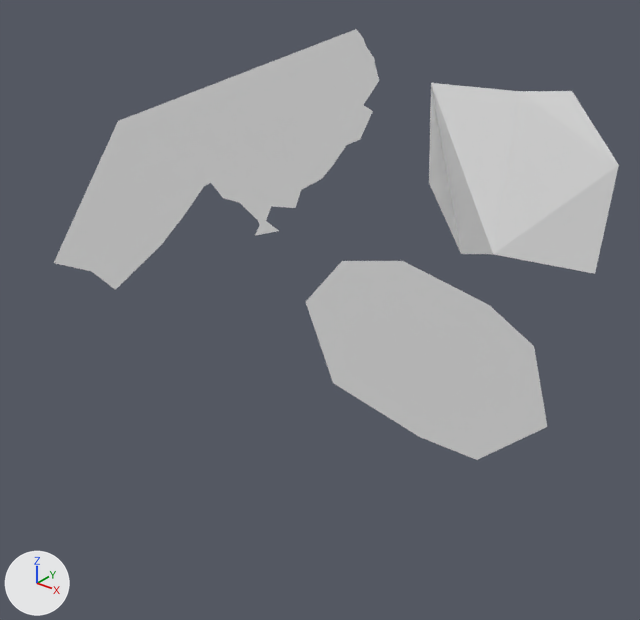
What one commit did to the Blender file source-assets/mesh.blend.
Rendered twice from a 50 mm camera at (436.0, -476.0, 240.0) aimed at (21.0, 43.0, -81.0). Arrows for +X, +Y and +Z are at lower left; the lights stay in place.

The scene before the commit, as lines of its bpy script (objects in view):
```python
me_plane = bpy.data.meshes.new('Plane')
me_plane.from_pydata(...)  # 27 vertices, 1 face; spans x -288.0..104.0, y 0.0, z -109.0..154.0
me_plane_002 = bpy.data.meshes.new('Plane.002')
me_plane_002.from_pydata([(-74.0, -3.0, -46.0), (55.0, -3.0, -61.0), (-66.0, -3.0, 59.0), (53.0, -3.0, 59.0), (-101.0, -3.0, 16.0), (7.0, -3.0, -62.0), (103.0, -3.0, -14.0), (-15.0, -3.0, 72.0), (87.0, -3.0, 40.0)], [], [(4, 2, 7, 3, 8, 6, 1, 5, 0)])
me_plane_003 = bpy.data.meshes.new('Plane.003')
me_plane_003.from_pydata([(171.5, 2.4, 20.2), (264.3, -4.6, 33.6), (136.5, 10.5, 125.1), (230.4, 10.2, 132.4), (153.7, -13.6, 69.0), (206.3, -20.9, 36.2), (265.5, 4.3, 97.1), (201.2, 3.3, 129.6)], [], [(4, 0, 5, 1, 6, 3, 7, 2)])
ob_plane = bpy.data.objects.new('Plane', me_plane)
ob_plane.location = (0.0, 0.0, 0.0)
ob_plane_001 = bpy.data.objects.new('Plane.001', me_plane_002)
ob_plane_001.location = (144.7, 0.0, -66.0)
ob_plane_002 = bpy.data.objects.new('Plane.002', me_plane_003)
ob_plane_002.location = (0.0, 0.0, 0.0)
```
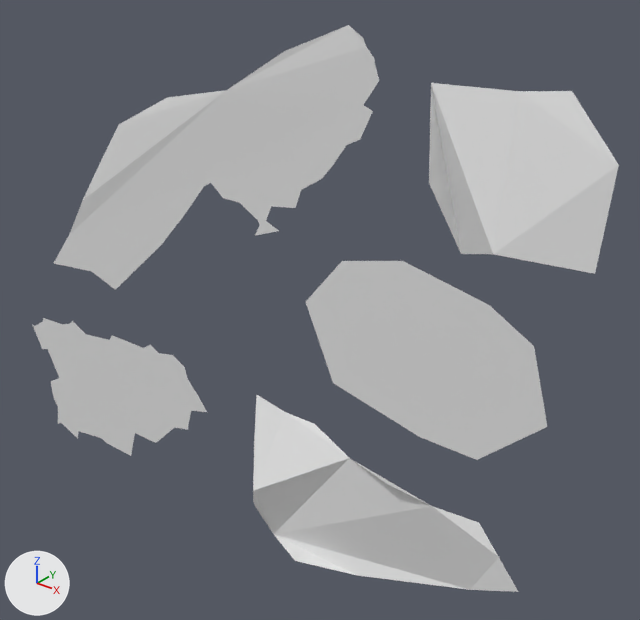
Commit message: More level

Where the newer file only moved an object's origin or applied its transform, the numbers keep the older frame.

Pixel boxes (x1, y1, x2, y2) of what changed, in the pictures (640 x 620 px):
'Plane', reshaped: before (54, 29, 379, 290); after (54, 25, 379, 290)
'Plane.003', added: after (253, 395, 518, 592)
'Plane.004', added: after (33, 318, 207, 456)

The change, as a list of edits to the scene's bpy script:
```text
Change me_plane:
    used by ob_plane; location = (0.0, 0.0, 0.0)
    remove me_plane.from_pydata(...)  # 27 vertices, 1 face; spans x -288.0..104.0, y 0.0, z -109.0..154.0
    add me_plane.from_pydata(...)  # 33 vertices, 1 face; spans x -287.0..104.0, y -3.0..2.0, z -109.0..156.0
    me_plane part 1
    1 vertex is removed from x -164.0, y 0.0, z 57.0
    1 face is deleted
    1 vertex moves from x 85.0, y 0.0, z 154.0 to x 78.0, y 2.0, z 156.0
    7 vertices are added at x -254.0..24.0, y -3.0..2.0, z -67.0..134.0
    1 new face joins them
Add me_plane_005:
    me_plane_005.from_pydata(...)  # 36 vertices, 1 face; spans x -114.0..152.0, y -21.0..26.0, z -83.0..65.0
Add me_plane_004:
    me_plane_004.from_pydata([(-120.0, 11.0, -59.0), (66.0, 15.0, -54.0), (-103.0, 8.0, 68.0), (50.0, -13.0, 50.0), (-83.0, -25.0, -6.0), (-43.0, -20.0, -65.0), (117.0, 9.0, 31.0), (-37.0, 7.0, 62.0), (154.0, 6.0, -13.0), (-101.0, -8.0, -34.0), (12.0, -3.0, -65.0), (83.0, -2.0, 38.0), (-70.0, 8.0, 62.0), (-96.0, -7.0, 30.0), (-82.0, -4.0, -65.0), (135.0, 8.0, 9.0), (6.0, -2.0, 50.0), (112.0, 11.0, -37.0)], [], [(9, 4, 13, 2, 12, 7, 16, 3, 11, 6, 15, 8, 17, 1, 10, 5, 14, 0)])
Add ob_plane_004:
    ob_plane_004 = bpy.data.objects.new('Plane.004', me_plane_005)
    ob_plane_004.location = (-227.9, 0.0, -221.9)
    ob_plane_004.rotation_euler = (0.0, -0.232, 0.0)  # degrees (0, -13, 0)
    ob_plane_004.scale = (1.0, 0.0, 1.0)
Add ob_plane_003:
    ob_plane_003 = bpy.data.objects.new('Plane.003', me_plane_004)
    ob_plane_003.location = (83.8, 0.0, -226.4)
    ob_plane_003.rotation_euler = (0.0, -0.0413, 0.0)  # degrees (0, -2.4, 0)
```
